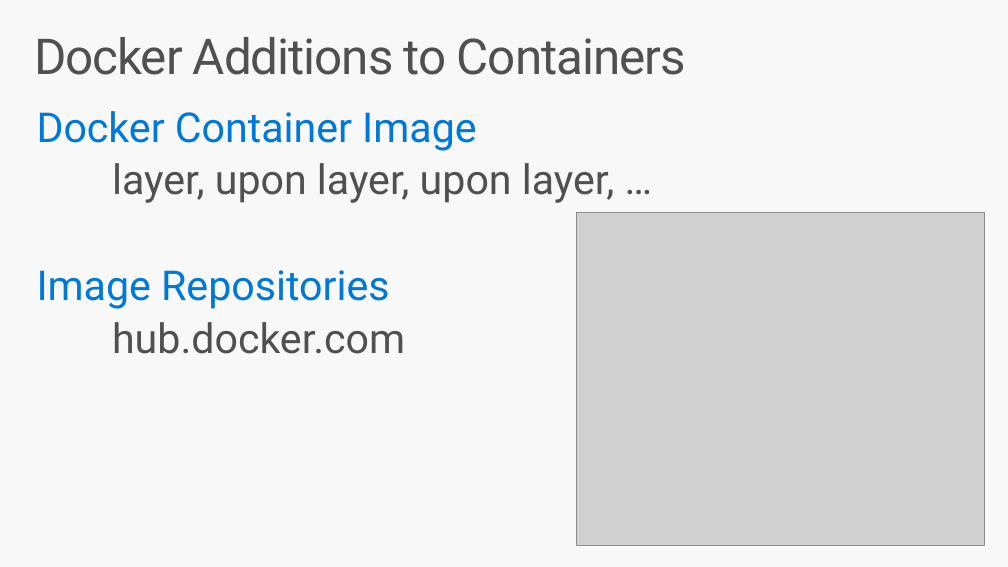
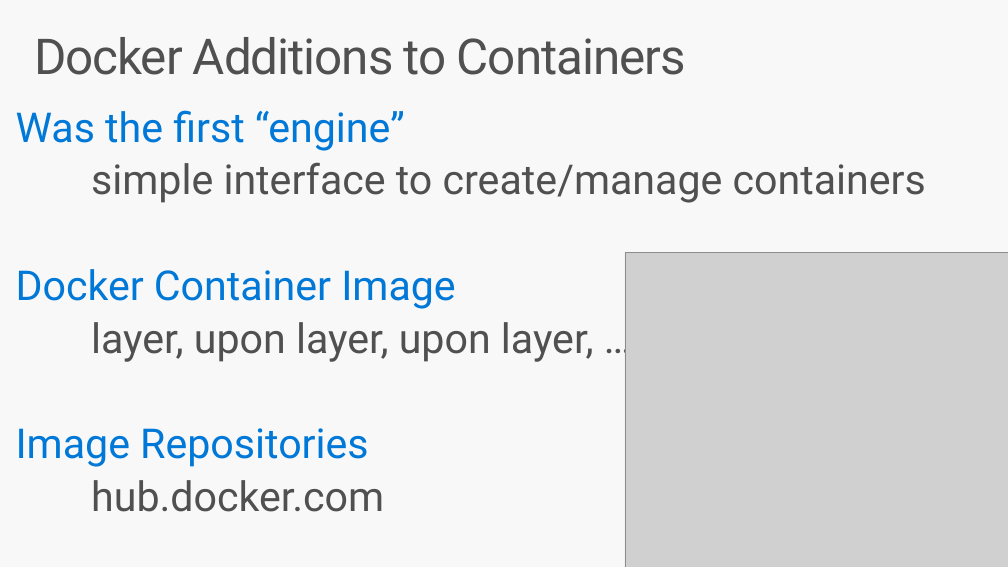
Before and after one commit to brentstineman/PersonalStuff, a slide deck: slide 5 of Presentations/ContainersForWindowsDevs.pptx. Drawn at 1008x567 pixels with LibreOffice and Linux fonts; fonts in the diff are those of the drawing; grey boxes stand for pictures. Boxes give left, top, right and bottom in pixels: in the first picture for what was removed or moved away, otherwise in the second. Text is boxed around its words. In the diff, an @@ line names an element or a change of style, - is before the commit and + after.

Commit message:
various updates and the addition of the powershell demo script

```diff
--- a/Presentations/ContainersForWindowsDevs.pptx
+++ b/Presentations/ContainersForWindowsDevs.pptx
@@ text "Was the first “engine”" moved from (x1=37, y1=111, x2=615, y2=354) to (x1=16, y1=110, x2=926, y2=512) @@
@@ text at (x1=16, y1=110, x2=926, y2=203): paragraphs added @@
+Was the first “engine”
+simple interface to create/manage containers
@@ picture resized from (x1=577, y1=212, x2=985, y2=546) to (x1=625, y1=253, x2=1008, y2=567) @@
```
Also in this commit, not shown: 12 other slides changed, 1 slide added, 1 slide removed, 1 other file.
